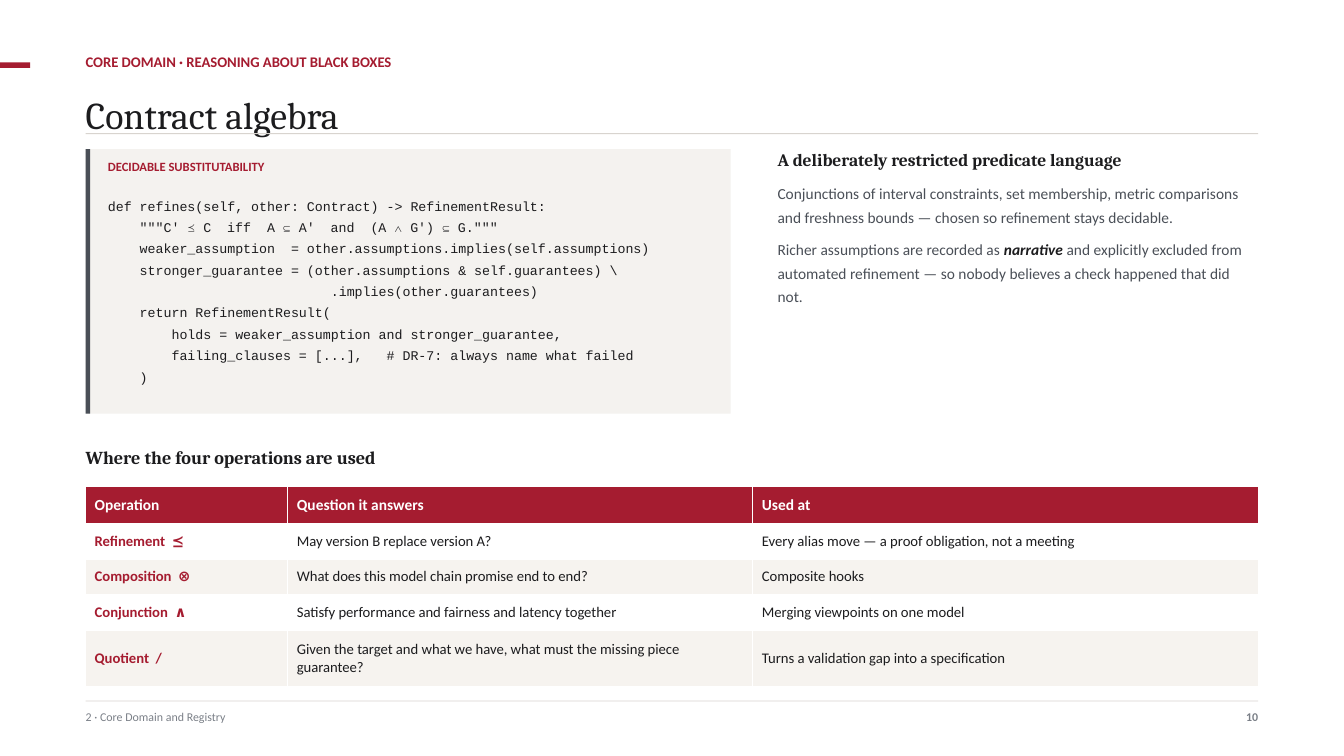
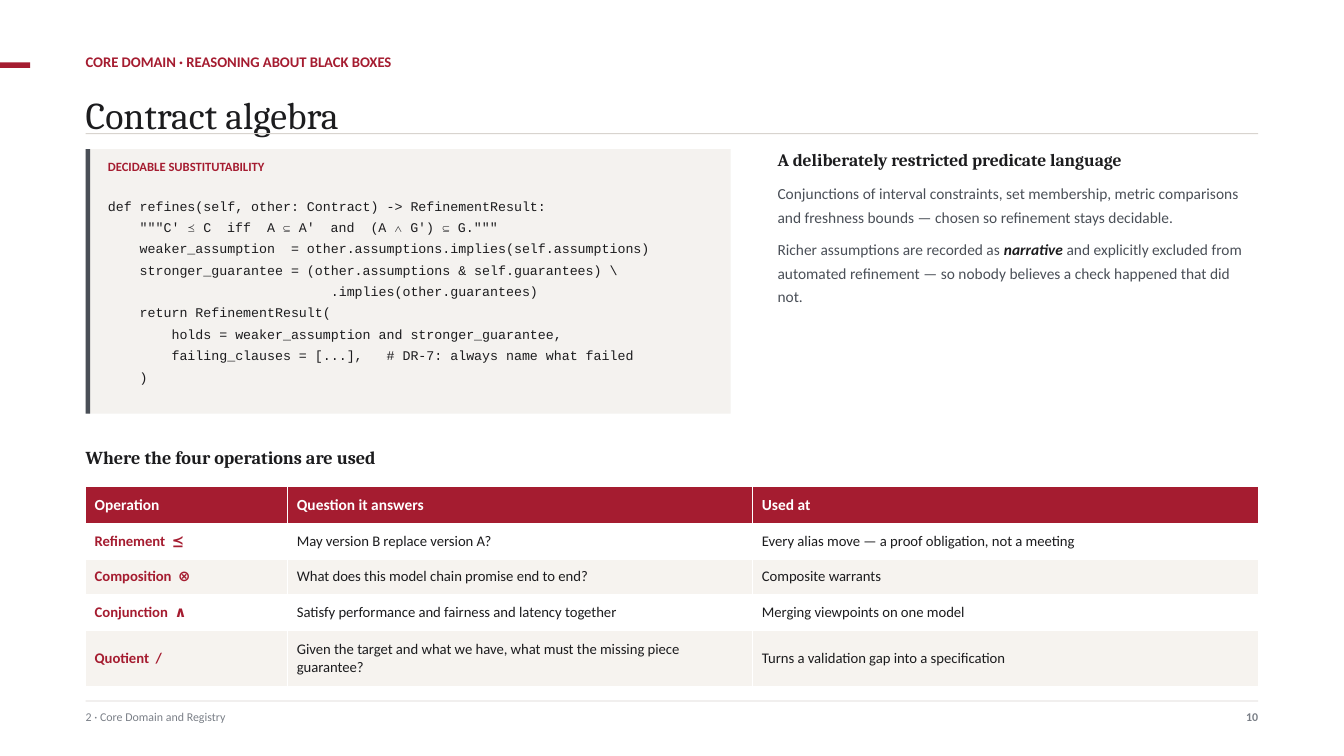
Before and after one commit to ajsinha/maya, a slide deck: slide 11 of docs/MAYA-System-Design.pptx. Drawn at 1344x756 pixels with LibreOffice and Linux fonts; fonts in the diff are those of the drawing. Boxes give left, top, right and bottom in pixels: in the first picture for what was removed or moved away, otherwise in the second. Text is boxed around its words. In the diff, an @@ line names an element or a change of style, - is before the commit and + after.

```diff
--- a/docs/MAYA-System-Design.pptx
+++ b/docs/MAYA-System-Design.pptx
@@ table at bbox=[86, 486, 1258, 686] @@
-row 3, column 3: Composite hooks
+row 3, column 3: Composite warrants
```
Also in this commit, not shown: 25 other slides changed, 3 slides added, 2 other files.
